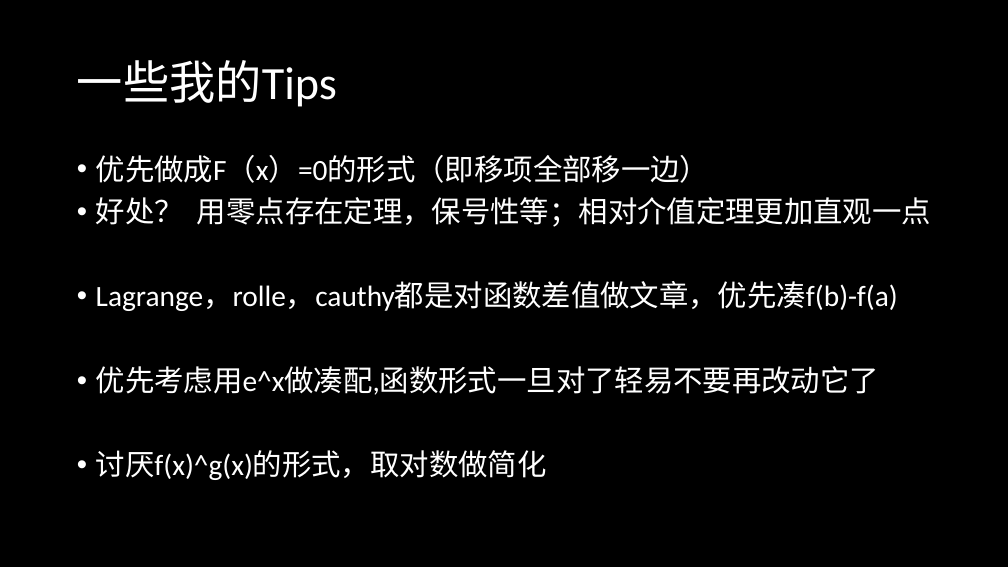
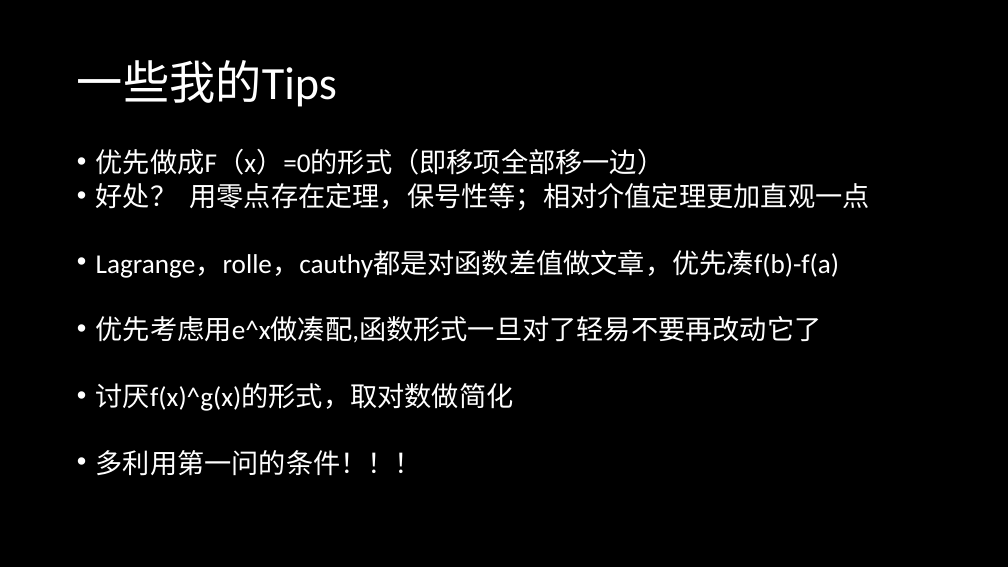
Before and after one commit to maaaark-creator/Calculus, a slide deck: slide 70 of 高数1.pptx. Drawn at 1008x567 pixels with LibreOffice and Linux fonts; fonts in the diff are those of the drawing. Boxes give left, top, right and bottom in pixels: in the first picture for what was removed or moved away, otherwise in the second. Text is boxed around its words. In the diff, an @@ line names an element or a change of style, - is before the commit and + after.

```diff
--- a/高数1.pptx
+++ b/高数1.pptx
@@ text at [96,149,870,411]: size 28 to 25.9 pt; line spacing 0.9 to 0.7 @@
@@ text at [96,450,422,476]: paragraph added @@
+• 多利用第一问的条件！！！
```
Also in this commit, not shown: 8 other slides changed, 4 other files.
